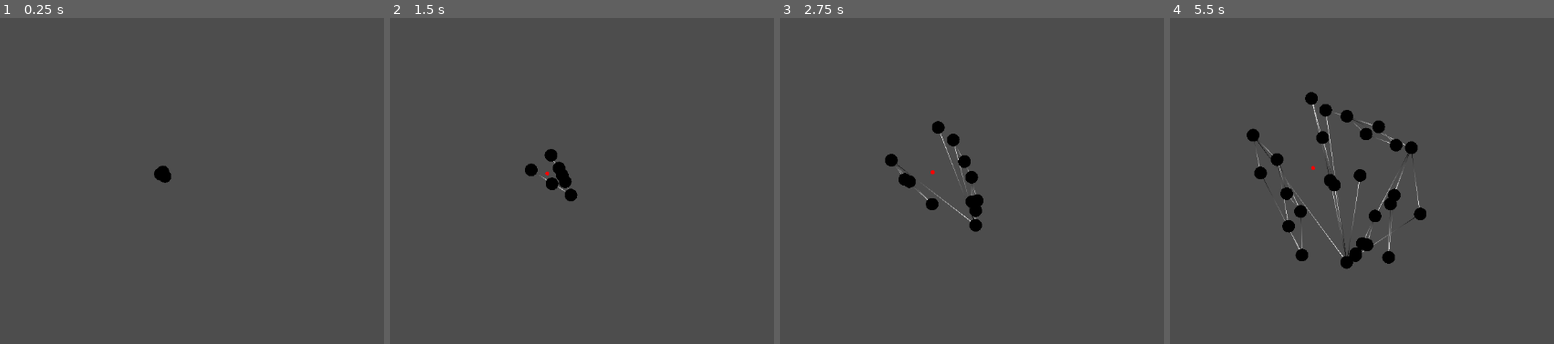
Above: before the commit, frames 1-4 (left to right).
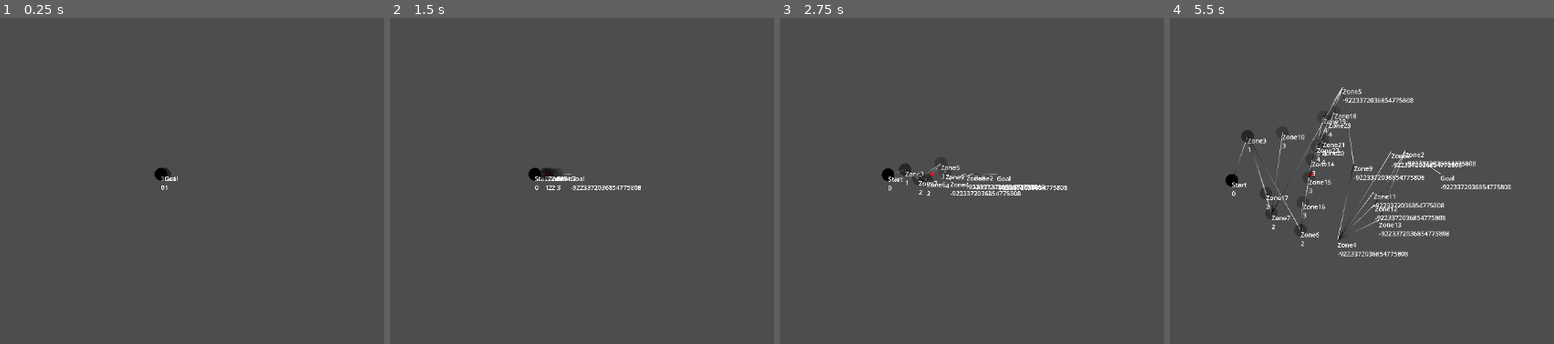
Above: after the commit, the same moments.

Repository: nsk20/PCG-Dungeons
Game: Godot game, scene res://Dungeon.tscn
The game is run twice, just before and just after one commit, with the same random seed, the same clock (stepped at 60 frames per second) and the same inputs. The project has no main scene, so this scene is started directly.
Inputs:
- Up to frame 1 (0.25 s): no input
- Up to frame 2 (1.5 s): tap Enter at 0.5 s; tap Space (ui_select) at 0.6, 0.77, 1.07, 1.35 s
- Up to frame 3 (2.75 s): tap Space (ui_select) at 1.52, 1.82, 2.1 s
- Up to frame 4 (5.5 s): tap Space (ui_select) at 2.85, 3.02, 3.32, 3.6, 3.77, 4.07, 4.35, 4.52, 4.82, 5.1 s

The runs differ from the first frame. In frame 1, 0.1% of the frame differs, in the area x 40-47%, y 45-53%; in frame 2, 1.0%; in frame 3, 2.4%; in frame 4, 6.6%, in the area x 14-89%, y 21-78%.

Commit message:
Add files via upload

Diff:
--- a/Ganesh/Adventurer.gd
+++ b/Ganesh/Adventurer.gd
@@ -1,7 +1,7 @@
 class_name Adventurer
 extends Node2D
 
-var destination:DungeonZone
+var destination:Zone
 
 func _draw():
 	draw_circle(Vector2.ZERO,30,Color.RED)
@@ -13,14 +13,14 @@
 		else:
 			wander()
 	else:
-		destination=$'../Zones'.entrance
+		destination=$'../Zones'.get_child(0)
 func wander():
 	var potential_destinations=[]
 	for i in $'../Corridors'.get_children():
 		if i.zone_a==destination:
 			potential_destinations.append(i.zone_b)
 	if potential_destinations.size()<1:
-		destination=$'../Zones'.entrance
+		destination=$'../Zones'.get_child(0)
 		position=destination.position
 	else:
 		var new_destination=potential_destinations[randi()%potential_destinations.size()]
--- /dev/null
+++ b/Ganesh/Corridor.gd
@@ -0,0 +1,24 @@
+class_name Corridor
+extends Line2D
+
+var zone_a:Zone
+var zone_b:Zone
+
+var length:int=1000
+var springiness:float=.001
+
+func _process(delta):
+	attract_zones()
+	update_line()
+	queue_redraw()
+func _ready():
+	gradient=Gradient.new()
+func attract_zones():
+	var distance=zone_b.position-zone_a.position
+	var adjustment=distance.normalized()*(springiness*(distance.length()-length))
+	zone_a.velocity+=adjustment
+	zone_b.velocity+=-adjustment
+func update_line():
+	clear_points()
+	add_point(zone_a.position)
+	add_point(zone_b.position)
--- a/Ganesh/Corridors.gd
+++ b/Ganesh/Corridors.gd
@@ -1,20 +1,29 @@
 class_name Corridors
 extends Node
 
-func add_corridor(target_corridor:DungeonCorridor):
+func add_corridor(target_corridor:Corridor):
 	if target_corridor in get_children():
 		return
 	add_child(target_corridor)
-func delete_corridor(target_corridor:DungeonCorridor):
+func delete_corridor(target_corridor:Corridor):
 	if target_corridor in get_children():
 		target_corridor.queue_free()
-func get_corridor(zone_a:DungeonZone,zone_b:DungeonZone):#Be advised, will not check for multiple corridors with same end points
+func get_corridor(zone_a:Zone,zone_b:Zone):#Be advised, will not check for multiple corridors with same end points
 	for i in get_children():
 		if i.zone_a==zone_a and i.zone_b==zone_b:
 			return i
 	return null
-func make_corridor(zone_a:DungeonZone,zone_b:DungeonZone):
-	var new_corridor=DungeonCorridor.new()
+func make_corridor(zone_a:Zone,zone_b:Zone):
+	var new_corridor=Corridor.new()
 	new_corridor.zone_a=zone_a
 	new_corridor.zone_b=zone_b
 	return new_corridor
+func update_depths():
+	var update_incomplete=true
+	while update_incomplete:
+		update_incomplete=false
+		for i in get_children():
+			var prospective_depth=i.zone_a.depth+i.zone_b.depth_increment
+			if prospective_depth<i.zone_b.depth:
+				i.zone_b.depth=prospective_depth
+				update_incomplete=true
--- a/Ganesh/Dungeon.gd
+++ b/Ganesh/Dungeon.gd
@@ -5,8 +5,8 @@
 	if(event.is_action_released('ui_select')):
 		var corridors=$Corridors.get_children()
 		var target_corridor=corridors[randi()%corridors.size()]
-		var new_zone='DungeonZone'+String.num($Zones.get_child_count())
-		var choose_pattern=randi()%4
+		var new_zone='Zone'+String.num($Zones.get_child_count())
+		var choose_pattern=randi()%3
 		match choose_pattern:
 			0:
 				attach_zone(make_zone(new_zone),target_corridor)
@@ -14,19 +14,15 @@
 				attach_pattern_altpath(target_corridor)
 			2:
 				attach_pattern_gambit(target_corridor)
-			3:
-				attach_pattern_lockcycle(target_corridor)
 func _ready():
 	add_zone(make_zone('Start'))
-	get_zone('Start').depth=0
-	add_zone(make_zone('Midway'))
+	get_zone('Start').entrance=true
 	add_zone(make_zone('Goal'))
-	add_corridor(get_zone('Start'),get_zone('Midway'))
-	add_corridor(get_zone('Midway'),get_zone('Goal'))
-func attach_pattern_altpath(target_corridor:DungeonCorridor):
+	add_corridor(get_zone('Start'),get_zone('Goal'))
+func attach_pattern_altpath(target_corridor:Corridor):
 	var midpoint=(target_corridor.zone_a.position+target_corridor.zone_b.position)/2
-	var mid_zone_1=make_zone('DungeonZone'+String.num($Zones.get_child_count()))
-	var mid_zone_2=make_zone('DungeonZone'+String.num($Zones.get_child_count()))
+	var mid_zone_1=make_zone('Zone'+String.num($Zones.get_child_count()))
+	var mid_zone_2=make_zone('Zone'+String.num($Zones.get_child_count()+1))
 	mid_zone_1.position=midpoint
 	mid_zone_2.position=midpoint
 	add_corridor(target_corridor.zone_a,mid_zone_1)
@@ -34,34 +30,32 @@
 	add_corridor(mid_zone_1,target_corridor.zone_b)
 	add_corridor(mid_zone_2,target_corridor.zone_b)
 	delete_corridor(target_corridor)
-func attach_pattern_gambit(target_corridor:DungeonCorridor):
+func attach_pattern_gambit(target_corridor:Corridor):
 	var midpoint=(target_corridor.zone_a.position+target_corridor.zone_b.position)/2
-	var reward_zone=make_zone('DungeonZone'+String.num($Zones.get_child_count()))
+	var reward_zone=make_zone('Zone'+String.num($Zones.get_child_count()))
 	reward_zone.position=midpoint
 	add_corridor(target_corridor.zone_a,reward_zone)
-func attach_pattern_lockcycle(target_corridor:DungeonCorridor):
-	var midpoint=(target_corridor.zone_a.position+target_corridor.zone_b.position)/2
-	var key_zone=make_zone('DungeonZone'+String.num($Zones.get_child_count()))
-	key_zone.position=midpoint
-	add_corridor(target_corridor.zone_b,key_zone)
-	add_corridor(key_zone,target_corridor.zone_a)
-func attach_zone(zone_to_attach:DungeonZone,target_corridor:DungeonCorridor):
+func attach_zone(zone_to_attach:Zone,target_corridor:Corridor):
 	var midpoint=(target_corridor.zone_a.position+target_corridor.zone_b.position)/2
 	zone_to_attach.position=midpoint
 	add_corridor(target_corridor.zone_a,zone_to_attach)
 	add_corridor(zone_to_attach,target_corridor.zone_b)
 	delete_corridor(target_corridor)
-func add_corridor(zone_a:DungeonZone,zone_b:DungeonZone):
+func add_corridor(zone_a:Zone,zone_b:Zone):
 	add_zone(zone_a)
 	add_zone(zone_b)
 	$Corridors.add_corridor($Corridors.make_corridor(zone_a,zone_b))
-func add_zone(zone_to_add:DungeonZone):
+	$Zones.reset_depths()
+	$Corridors.update_depths()
+func add_zone(zone_to_add:Zone):
 	$Zones.add_zone(zone_to_add)
-func delete_corridor(target_corridor:DungeonCorridor):
+func delete_corridor(target_corridor:Corridor):
 	$Corridors.delete_corridor(target_corridor)
-func delete_zone(target_zone:DungeonZone):
+	$Zones.reset_depths()
+	$Corridors.update_depths()
+func delete_zone(target_zone:Zone):
 	$Zones.delete_zone(target_zone)
-func get_corridor(zone_a:DungeonZone,zone_b:DungeonZone):
+func get_corridor(zone_a:Zone,zone_b:Zone):
 	return $Corridors.get_corridor(zone_a,zone_b)
 func get_zone(zone_idx:String):
 	return $Zones.get_zone(zone_idx)
--- /dev/null
+++ b/Ganesh/Zone.gd
@@ -0,0 +1,44 @@
+class_name Zone
+extends Node2D
+
+var zone_id:String
+var depth:int=0
+var depth_increment:int=1
+var entrance:bool=false
+
+var radius:int=100
+var personal_space:int=1000
+var velocity:Vector2=Vector2.ZERO
+var springiness:int=.001
+var fixed:bool=false
+
+func _draw():
+	draw_circle(Vector2.ZERO,radius,Color.BLACK/(depth+1))
+func _process(delta):
+	update_position()
+	queue_redraw()
+	get_child(0).text=zone_id+'\n'+String.num(depth)
+func _ready():
+	add_child(Label.new())
+	get_child(0).text=zone_id
+	get_child(0).set('theme_override_font_sizes/font_size',100)
+func repel_zone(other_zone:Zone):
+	if position.distance_to(other_zone.position)>radius+personal_space:
+		return
+	if position==other_zone.position:
+		velocity+=Vector2(randi()%3-1,randi()%3-1)
+	velocity+=-position.direction_to(other_zone.position)
+func update_position():
+	if not fixed:
+		position+=velocity
+	velocity=Vector2.ZERO
+func repel_depth():
+	var distance=position-Vector2.ZERO
+	var adjustment=distance.normalized()*(springiness*(distance.length()-depth))
+	velocity+=adjustment
+	velocity+=-adjustment
+func reset_depth():
+	if entrance:
+		depth=0
+	else:
+		depth=2**63-1
--- a/Ganesh/Zones.gd
+++ b/Ganesh/Zones.gd
@@ -1,7 +1,5 @@
 class_name Zones
 extends Node
-
-var entrance:DungeonZone
 
 func _process(delta):
 	for i in get_children():
@@ -9,14 +7,12 @@
 			if i!=other:
 				i.repel_zone(other)
 				#i.repel_depth()
-func add_zone(target_zone:DungeonZone):
+func add_zone(target_zone:Zone):
 	if target_zone in get_children():
 		return
 	else:
-		if get_child_count()==0:
-			entrance=target_zone
 		add_child(target_zone)
-func delete_zone(target_zone:DungeonZone):
+func delete_zone(target_zone:Zone):
 	if target_zone in get_children():
 		target_zone.queue_free()
 func get_zone(zone_idx:String):
@@ -25,6 +21,9 @@
 			return i
 	return null
 func make_zone(zone_idx:String):
-	var new_zone=DungeonZone.new()
+	var new_zone=Zone.new()
 	new_zone.zone_id=zone_idx
 	return new_zone
+func reset_depths():
+	for i in get_children():
+		i.reset_depth()
